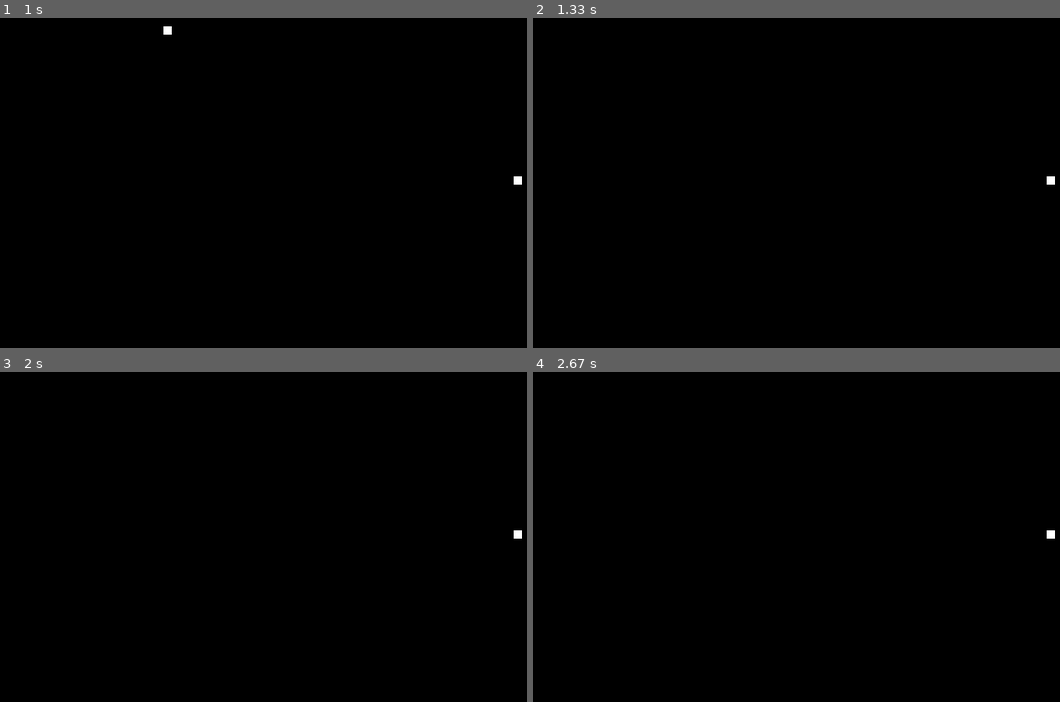
Above: before the commit, frames 1-4 (two rows, left to right).
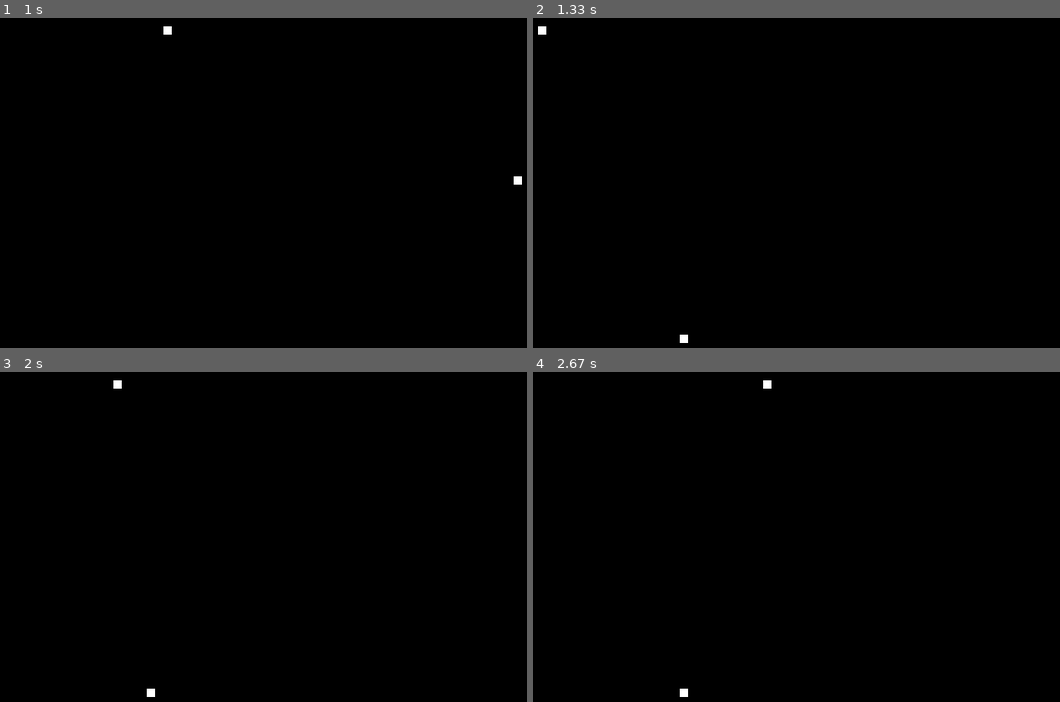
Above: after the commit, the same moments.

Repository: nkchns/pygame_project
Game: pygame game, started from main.py
The game is run twice, just before and just after one commit, with the same random seed, the same clock (stepped at 60 frames per second) and the same inputs.
Inputs:
- Up to frame 1 (1 s): tap Enter at 0.33 s
- Up to frame 2 (1.33 s): hold Up from 1.17 s (still down)
- Up to frame 3 (2 s): release Up at 1.63 s
- Up to frame 4 (2.67 s): no input

Frame 1 is identical in both runs. In frame 2, 0.1% of the frame differs, in the area x 0-100%, y 2-99%; in frame 3, 0.1%; in frame 4, 0.1%.

Commit message:
Добавлены условия поражения и комментарии

Diff:
--- a/main.py
+++ b/main.py
@@ -8,17 +8,19 @@
 clock = pygame.time.Clock()
 running = True
 
-defeat = False
-score = 1
+defeat = False  # Переменная поражения
+score = 1  # Счет игрока
 
-snake_pos = [30, 10]
-snake_list = [[30, 10]]
-snake_direction = 'right'
+snake_pos = [30, 10]  # Координаты головы змейки
+snake_list = [[30, 10]]  # Список с координатами всех сегментов змейки
+snake_direction = 'right'  # Направление, куда движется змейка
 
-food_pos = [random.randrange(10, 700, 10), random.randrange(10, 500, 10)]
-extra_food = [random.randrange(10, 700, 10), random.randrange(10, 500, 10)]
+food_pos = [random.randrange(10, 700, 10), random.randrange(10, 500, 10)]  # Координаты обычной еды, выбираются случайно
+extra_food = [random.randrange(10, 700, 10),
+              random.randrange(10, 500, 10)]  # Координаты редкой еды, выбираются случайно
 
 
+# Механика движения змейки
 def movement_mechanic(direction):
     if direction == 'up':
         snake_pos[1] -= 10
@@ -30,18 +32,40 @@
         snake_pos[0] -= 10
 
 
+# Механика поражения
+def defeat_mechanic(pos):
+    global defeat
+    # Если змейка выходит за границы X окна
+    if pos[0] < 0 or pos[0] >= width:
+        defeat = True  # Начисляется поражение
+        print('defeated by width')
+    # Если змейка выходит за границы Y окна
+    if pos[1] < 0 or pos[1] >= height:
+        defeat = True  # Начисляется поражение
+        print('defeated by height')
+    # Если змейка сталкивается сама с собой
+    for segment in snake_list:
+        if segment == pos:
+            defeat = True  # Начисляется поражение
+            print('defeated by yourself')
+
+
+# Обычная еда, увеличивает счет на 1
 def basic_eating_mechanic(snake_position, food_position):
     global score, food_pos
 
-    snake_list.insert(0, list(snake_pos))
+    snake_list.insert(0, list(snake_pos))  # В список змейки на место головы вставляется новый элемент
     if snake_position == food_position:
+        # Если змейка касается еды, то счет увеличивается, а новой еде присваиются другие случайные координаты
         score += 1
         food_pos = [random.randrange(10, 700, 10), random.randrange(10, 500, 10)]
         print(score)
     else:
+        # Если змейка не касается еды, то последний элемент удаляется
         snake_list.pop()
 
 
+# Редкая еда, увеличивает счет на 5 и появляется раз в 10 ходов
 def extra_eating_mechanic(snake_position, extra_food_position):
     global score, extra_food
 
@@ -56,11 +80,13 @@
         snake_list.pop()
 
 
+# Основной цикл
 while running:
     for event in pygame.event.get():
         if event.type == pygame.QUIT:
             running = False
         if event.type == pygame.KEYDOWN:
+            # Управление змейкой стрелочками
             if event.key == pygame.K_UP:
                 if snake_direction == 'right' or snake_direction == 'left':
                     snake_direction = 'up'
@@ -74,18 +100,37 @@
                 if snake_direction == 'up' or snake_direction == 'down':
                     snake_direction = 'left'
 
-    movement_mechanic(snake_direction)
-
     screen.fill(pygame.Color(0, 0, 0))
 
+    movement_mechanic(snake_direction)
+    defeat_mechanic(snake_pos)
+
     if score % 10 != 0 or score == 0:
-        [pygame.draw.rect(screen, pygame.Color(255, 255, 255), pygame.Rect(i[0], i[1], 10, 10)) for i in snake_list]
-        pygame.draw.rect(screen, pygame.Color(255, 255, 255), pygame.Rect(food_pos[0], food_pos[1], 10, 10))
+        # Если счет не кратен 10, то еда обычная и змейка белого цвета
+        [pygame.draw.rect(screen, pygame.Color(255, 255, 255), pygame.Rect(i[0], i[1], 10, 10)) for i in
+         snake_list]  # Списочное выражение рисует белую змейку
+        pygame.draw.rect(screen, pygame.Color(255, 255, 255),
+                         pygame.Rect(food_pos[0], food_pos[1], 10, 10))  # Рисуется обычная еда
+
         basic_eating_mechanic(snake_pos, food_pos)
     elif score % 10 == 0:
-        [pygame.draw.rect(screen, pygame.Color(0, 255, 0), pygame.Rect(i[0], i[1], 10, 10)) for i in snake_list]
-        pygame.draw.rect(screen, pygame.Color(0, 255, 0), pygame.Rect(extra_food[0], extra_food[1], 10, 10))
+        # Если счет кратен 10, то еда редкая (зеленая) и змейка зеленого цвета
+        [pygame.draw.rect(screen, pygame.Color(0, 255, 0), pygame.Rect(i[0], i[1], 10, 10)) for i in
+         snake_list]  # Списочное выражение рисует зеленую змейку
+        pygame.draw.rect(screen, pygame.Color(0, 255, 0),
+                         pygame.Rect(extra_food[0], extra_food[1], 10, 10))  # Рисуется редкая еда
+
         extra_eating_mechanic(snake_pos, extra_food)
+
+    # Проверяется наличие поражения, если да, то игра сразу начинается заново
+    if defeat:
+        defeat = False
+        score = 1
+        snake_pos = [30, 10]
+        snake_list = [[30, 10]]
+        snake_direction = 'right'
+        food_pos = [random.randrange(10, 700, 10), random.randrange(10, 500, 10)]
+        extra_food = [random.randrange(10, 700, 10), random.randrange(10, 500, 10)]
 
     pygame.display.flip()
     clock.tick(fps)
